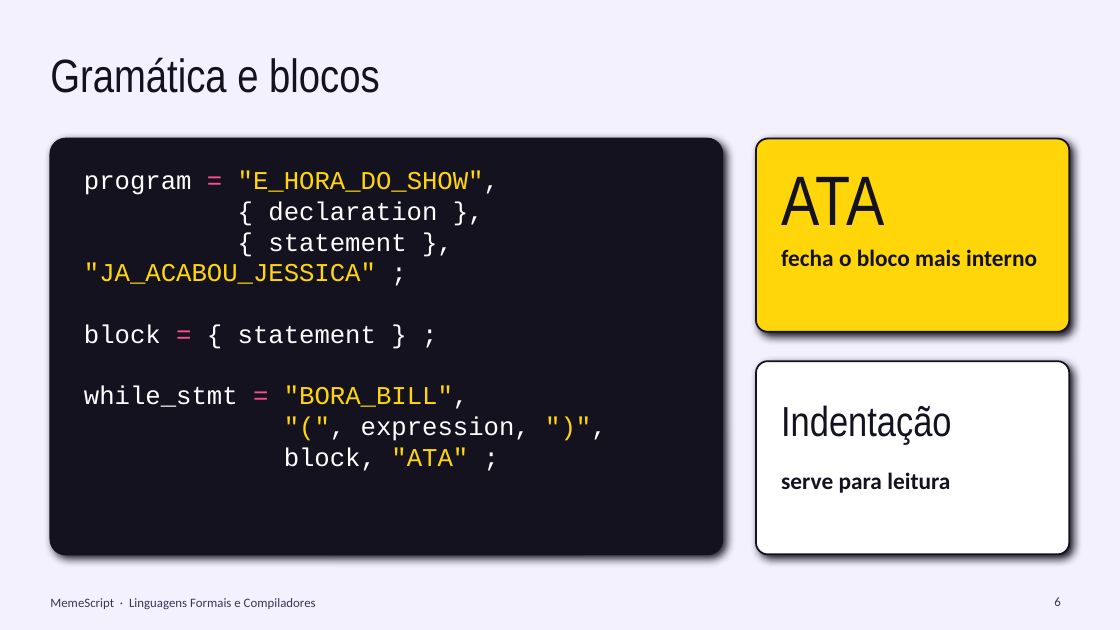
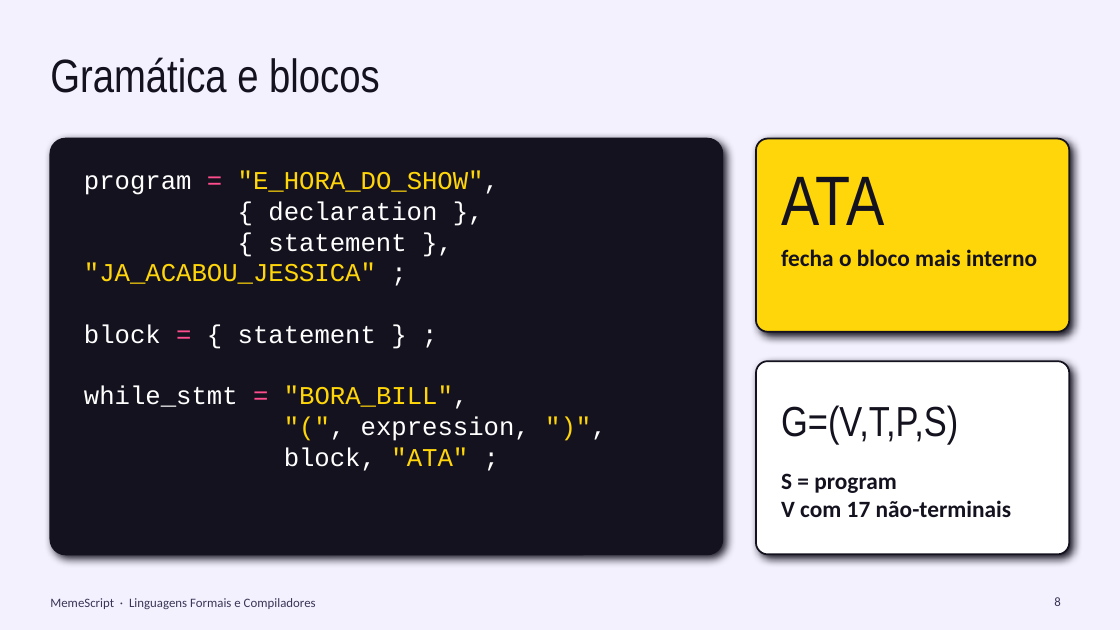
Before and after one commit to frosipedro/MemeScript, a slide deck: slide 8 of docs/apresentacao.pptx (slide 6 before the commit). Drawn at 1120x630 pixels with LibreOffice and Linux fonts; fonts in the diff are those of the drawing. Boxes give left, top, right and bottom in pixels: in the first picture for what was removed or moved away, otherwise in the second. Text is boxed around its words. In the diff, an @@ line names an element or a change of style, - is before the commit and + after.

```diff
--- a/docs/apresentacao.pptx
+++ b/docs/apresentacao.pptx
@@ text at box(781, 405, 958, 445): text changed @@
-Indentação
+G=(V,T,P,S)
@@ text at box(781, 473, 1012, 517): text changed @@
-serve para leitura
+S = program
+V com 17 não-terminais
```
Also in this commit, not shown: 1 other slide changed, 2 slides added.
